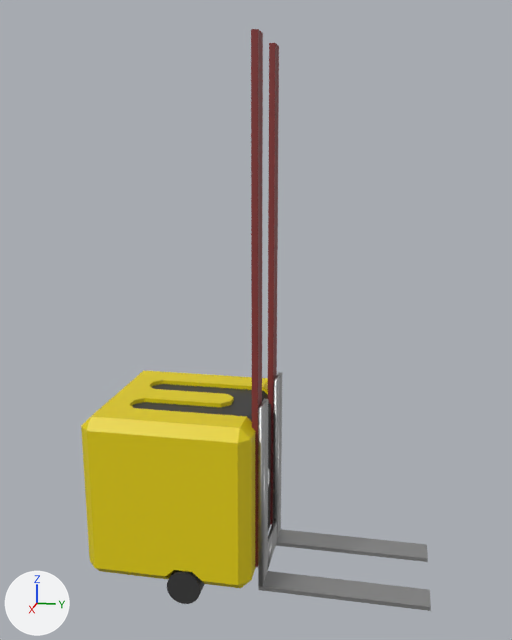
What one commit did to the Blender file Assets/Models/Forklift.blend.
Camera for both pictures: a camera (50 mm lens) standing at (8.01, 2.48, 5.01) and looking at (0.02, 0.88, 3.02). Lighting does not change. The marker at lower left points along +X, +Y and +Z.

Objects in the first picture: 'Body', 'Fork Bottom Left', 'Fork Bottom Right', 'ForkTop', 'Plane', 'Wheel Right'.
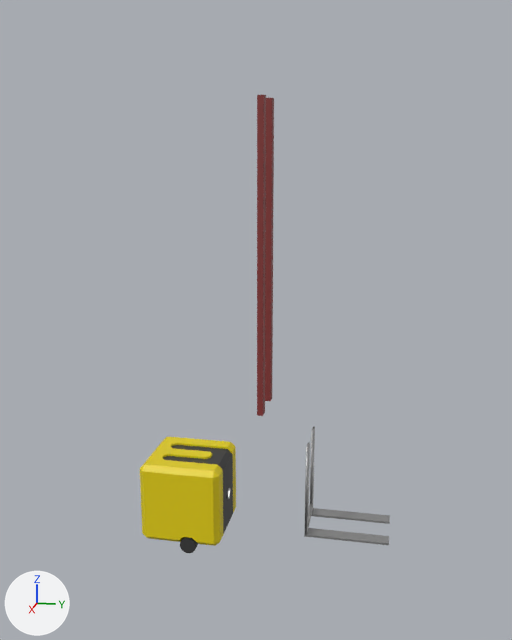
Where the change shows, as pixel boxes [x1, y1, x2, y2] in the pictures (512 x 640 px):
'Body', mesh rescaled, moved (49% narrower, 50% shorter)
    before: [81, 371, 271, 588]
    after: [140, 437, 236, 546]
'Plane', mesh rescaled, moved (38% narrower, 40% shorter)
    before: [251, 29, 279, 567]
    after: [257, 95, 274, 416]
'Fork Bottom Right', mesh rescaled (51% narrower, 56% shorter)
    before: [258, 571, 431, 611]
    after: [304, 528, 389, 545]
'ForkTop', mesh rescaled (56% narrower, 50% shorter)
    before: [258, 372, 282, 587]
    after: [305, 427, 315, 535]
'Fork Bottom Left', mesh rescaled (48% narrower, 50% shorter)
    before: [276, 529, 428, 562]
    after: [311, 508, 390, 524]
'Wheel Right', mesh rescaled, moved (50% narrower, 51% shorter)
    before: [167, 570, 204, 604]
    after: [180, 537, 198, 553]

What changed in the scene script:
```text
Change me_cube_001:
    where me_cube_001.from_pydata(...)  # 224 vertices, 179 faces; spans x -1.0..1.0, y -0.99..1.04, z -1.03..0.97
    used by ob_body; location = (0.0, -0.01, 1.03)
    me_cube_001 part 1: the whole mesh is scaled about the mesh origin by 0.5
Change me_cylinder:
    where me_cylinder.from_pydata(...)  # 64 vertices, 34 faces; spans x -0.337..0.337, y -0.202..0.202, z -0.203..0.203
    used by ob_wheel_right; location = (0.68, 0.22, 0.0)
    me_cylinder part 2: the whole mesh is scaled about its middle by 0.5
Change me_cube_002:
    where me_cube_002.from_pydata(...)  # 12 vertices, 10 faces; spans x 0.33..0.67, y -0.15..-0.1, z -1.03..0.97
    used by ob_fork_bottom_right; location = (0.0, 2.02, 0.01); rotation_euler = (1.571, 0.0, 0.0), in degrees (90, 0, 0)
    me_cube_002 part 3: the whole mesh is scaled about its middle by 0.5, then moved by (-0.25, 0.56, 0.0)
Change me_cube_003:
    where me_cube_003.from_pydata(...)  # 16 vertices, 12 faces; spans x -0.67..0.67, y -0.1..2.15, z 0.92..0.97
    used by ob_forktop; location = (0.0, 2.02, 0.01); rotation_euler = (1.571, 0.0, 0.0), in degrees (90, 0, 0)
    me_cube_003 part 4: the whole mesh is scaled about its middle by 0.5, then moved by (0.0, -0.01, -0.49)
Change me_cube_005:
    where me_cube_005.from_pydata(...)  # 12 vertices, 10 faces; spans x -0.67..-0.33, y -0.15..-0.1, z -1.03..0.97
    used by ob_fork_bottom_left; location = (0.0, 2.02, 0.01); rotation_euler = (1.571, 0.0, 0.0), in degrees (90, 0, 0)
    me_cube_005 part 5: the whole mesh is scaled about its middle by 0.5, then moved by (0.25, 0.56, 0.0)
Change me_plane:
    where me_plane.from_pydata(...)  # 8 vertices, 2 faces; spans x -0.63..0.63, y -1.0..5.0, z 0.0
    used by ob_plane; location = (0.0, 0.96, 1.14); rotation_euler = (1.571, 0.0, 0.0), in degrees (90, 0, 0)
    me_plane part 6: the whole mesh is scaled about its middle by (0.5, 0.6, 0.65), then moved by (0.0, -2.0, 0.0)
Change ob_body:
    ob_body.location: (0.0, -0.01, 1.03) -> (0.0, 0.01, 0.76)
Change ob_wheel_right:
    ob_wheel_right.location: (0.68, 0.22, 0.0) -> (0.34, 0.13, 0.24)
Change ob_plane:
    ob_plane.location: (0.0, 0.96, 1.14) -> (0.0, 0.96, 3.74)
```
